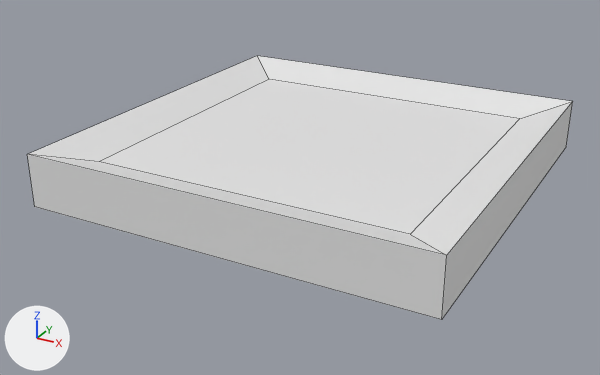
What one commit did to the FBX model Assets/Props/Pad.fbx.
Rendered twice from a 50 mm camera at (1.79, -3.5, 1.53) aimed at (-0.06, -0.13, -0.15). The axes (+X, +Y, +Z) are drawn at lower left. The lights are the same throughout. Mesh edges are drawn as thin lines. Vertices at the same position are counted once.

Before the edit, the objects in view are built like this:
```python
me_cube = bpy.data.meshes.new('Cube')
me_cube.from_pydata(...)  # 12 vertices, 10 faces; spans x -1.0..1.0, y -1.0..1.0, z -0.11..0.15
me_cube.materials.append(mat_material)  # white #e7e7e7
# before: 4 (0.78, 0.78, 0.08) at pixel (519, 118), 6 (0.78, -0.78, 0.08) at pixel (410, 234), 8 (-0.78, 0.78, 0.08) at pixel (269, 79), 10 (-0.78, -0.78, 0.08) at pixel (99, 161)
ob_cube = bpy.data.objects.new('Cube', me_cube)
ob_cube.location = (0.0, 0.0, 0.0)
```
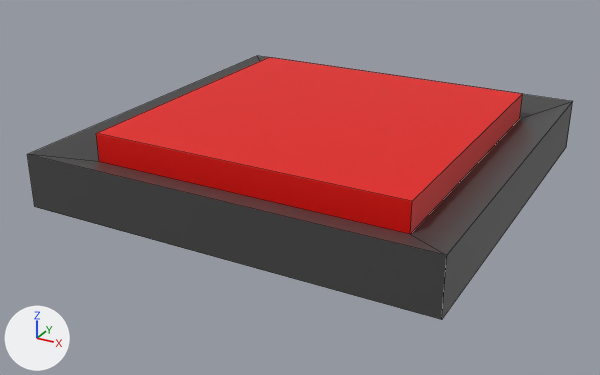
Where the change shows, as pixel boxes [x1, y1, x2, y2] in the pictures (600 x 375 px):
part 1 of me_cube, built on: before [99, 79, 519, 234]; after [96, 57, 522, 234]
part 2 of me_cube, recoloured: [27, 56, 573, 320] in both

What the commit changed:
Material 'Button' (mat_button) is new.
Its base color is (0.8, 0.00285, 0.0) (red #e70900).
Material 'Outline' (mat_outline) is new.
Its base color is (0.0607, 0.0607, 0.0607) (dark grey #464646).
Its roughness is 0.4.
me_cube is used by ob_cube; location (0.0, 0.0, 0.0).
Verts and faces of me_cube; kept vertices keep their numbers, new ones are numbered from 12.
me_cube had 12 vertices, 10 faces and spanned x -1.0..1.0, y -1.0..1.0, z -0.11..0.15.
me_cube now has 16 vertices, 14 faces and spans x -1.0..1.0, y -1.0..1.0, z -0.11..0.22.
Part 1, on me_cube:
Faces deleted: (4, 8, 10, 6).
New vertices 12 to 15 stand at vertices 4, 6, 8, 10, in that order, plus (0.0, 0.0, 0.14).
New faces: (8, 10, 15, 14), (12, 14, 15, 13), (6, 13, 15, 10), (4, 8, 14, 12), (4, 12, 13, 6) (mat_button (red #e70900)).
me_cube part 2: 9 faces spanning x -1.0..1.0, y -1.0..1.0, z -0.11..0.15 switch from mat_material (white #e7e7e7) to mat_outline (dark grey #464646).
me_cube now uses material mat_button (red #e70900).
